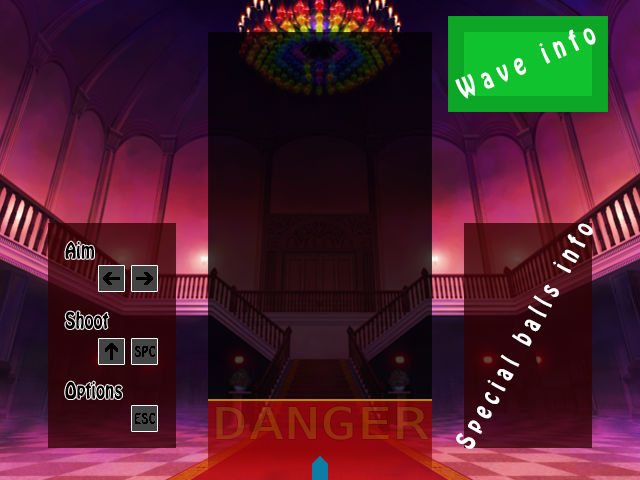
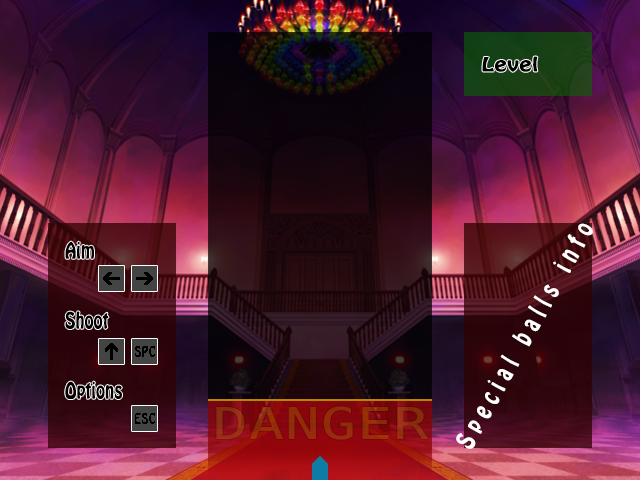
Revision of a layered 640 × 480 image; what changed, layer by layer:
removed group "Wave info" (1st of 2) (2 layers) over bbox(448, 16, 608, 112)
renamed "Wave info" to "Level", moved it out of group "Wave info", painted on it over bbox(455, 28, 596, 99)
renamed "Layer 4" to "Layer 9", opacity 100% → 58%, moved it out of group "Wave info", painted on it over bbox(448, 16, 608, 112)
